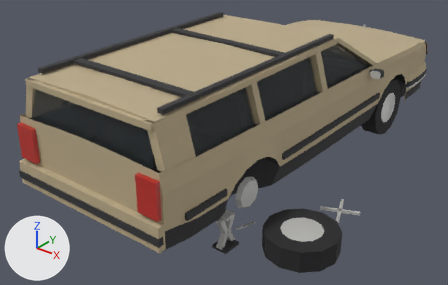
A saved change to the glTF model assets/models/broken-car.glb.
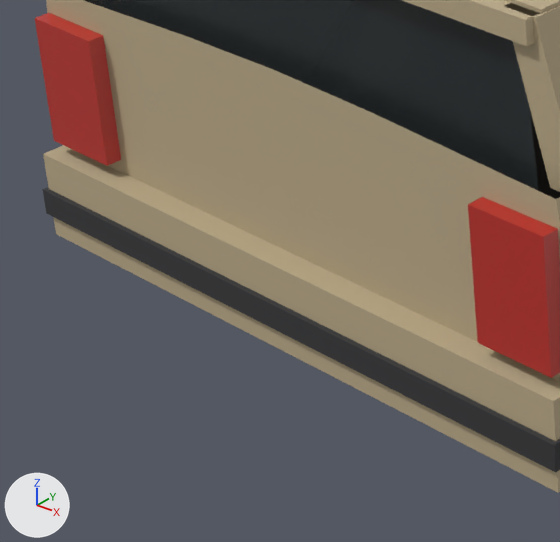
Each version appears first whole from a 50 mm camera at (3.58, -5.16, 3.16) aimed at (-0.09, -0.57, 0.32), and next in a close-up on the part from 2% to 36% of the width and 42% to 94% of the height. Arrows for +X, +Y and +Z are at lower left; the lights stay in place. The first two pictures are the older version. Vertices at exactly the same position are counted once.

Objects in the first close-up: 'BrokenCar', 'BrokenCarGlass'.
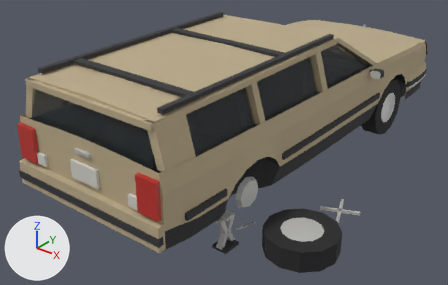
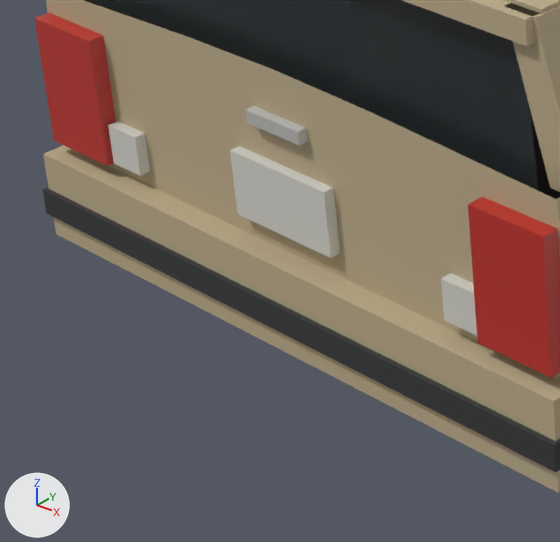
Changed parts and their boxes [x1, y1, x2, y2] in the close-ups (560 x 542 px):
part 1 of me_brokencar, added: after [246, 106, 308, 145]
part 2 of me_brokencar, added: after [441, 273, 477, 336]
part 3 of me_brokencar, added: after [108, 121, 150, 176]
part 4 of me_brokencar, added: after [230, 146, 340, 258]

What the commit changed:
me_brokencar is used by ob_brokencar; location (0.0, 0.0, 0.0).
me_brokencar had 1354 vertices, 2400 faces and spanned x -1.02..1.67, y -2.51..2.56, z 0.0..1.46.
me_brokencar now has 1386 vertices, 2448 faces and spans x -1.02..1.67, y -2.51..2.56, z 0.0..1.46.
me_brokencar part 1: a new loose piece, a box spanning x -0.085..0.085, y -2.464..-2.42, z 0.948..0.98, in mat_carchrome (grey #bcbbb8).
me_brokencar part 2: a new loose piece, a box spanning x 0.505..0.605, y -2.468..-2.42, z 0.68..0.78, in mat_carlamp (light grey #d6d5cd).
me_brokencar part 3: a new loose piece, a box spanning x -0.605..-0.505, y -2.468..-2.42, z 0.68..0.78, in mat_carlamp (light grey #d6d5cd).
me_brokencar part 4: a new loose piece, a box spanning x -0.155..0.155, y -2.466..-2.42, z 0.7..0.86, in mat_carlamp (light grey #d6d5cd).
